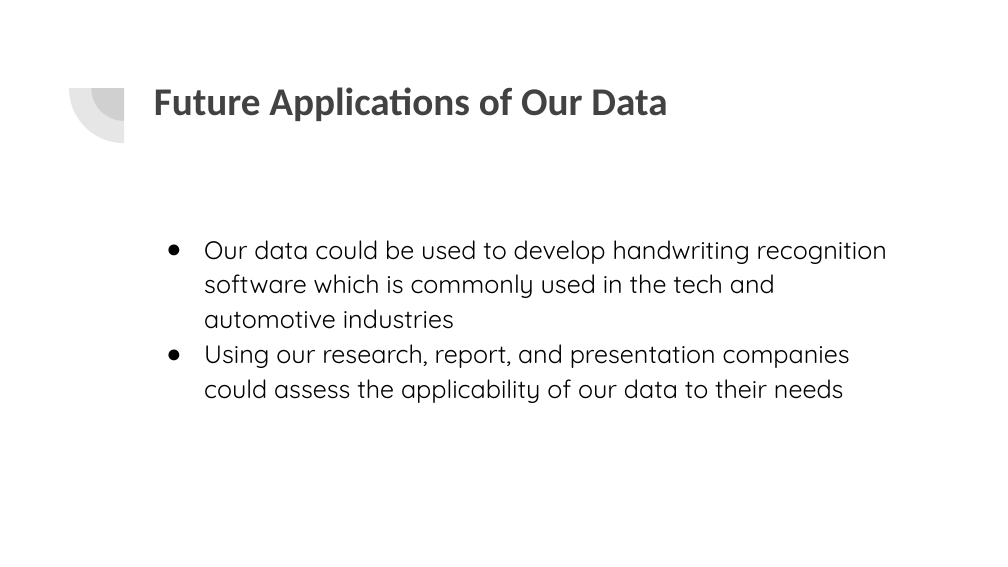
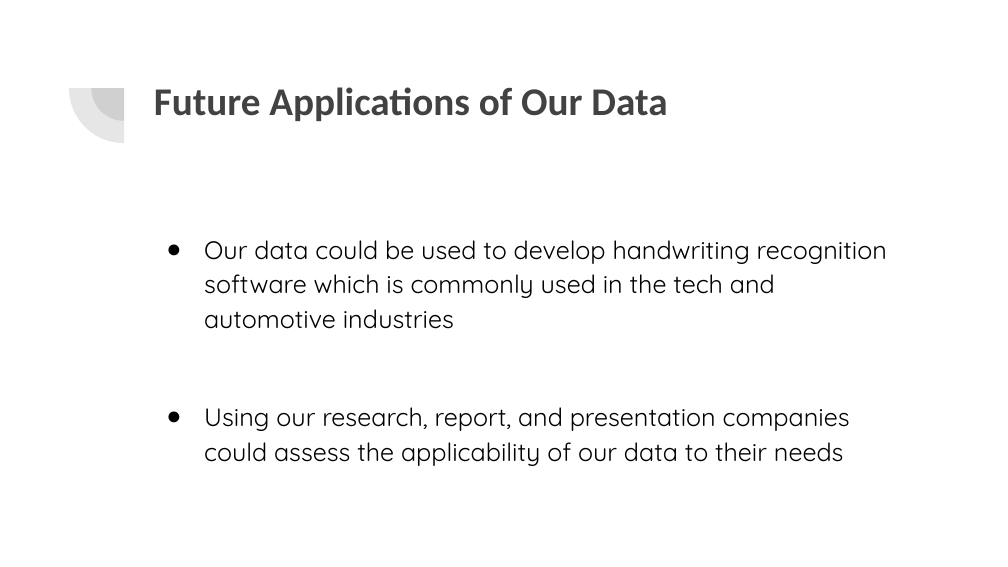
Before and after one commit to ewang24/dataMiningProject, a slide deck: slide 18 of Group Project_ Letter Data Mining.pptx (slide 7 before the commit). Drawn at 1008x567 pixels with LibreOffice and Linux fonts; fonts in the diff are those of the drawing. Boxes give left, top, right and bottom in pixels: in the first picture for what was removed or moved away, otherwise in the second. Text is boxed around its words. In the diff, an @@ line names an element or a change of style, - is before the commit and + after.

```diff
--- a/Group Project_ Letter Data Mining.pptx
+++ b/Group Project_ Letter Data Mining.pptx
@@ text "Our data could be used ..." at (x1=204, y1=240, x2=887, y2=466): more space between paragraphs; less space between paragraphs @@
```
Also in this commit, not shown: 5 other slides changed, 12 slides added, 1 slide removed, 4 other files.
